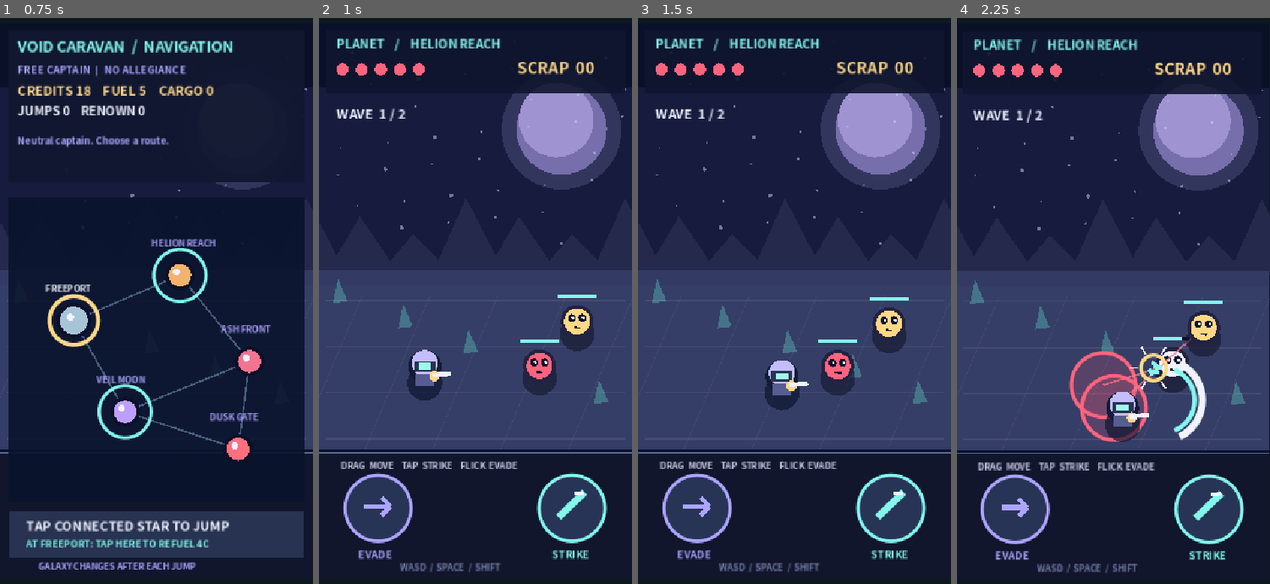
Above: before the commit, frames 1-4 (left to right).
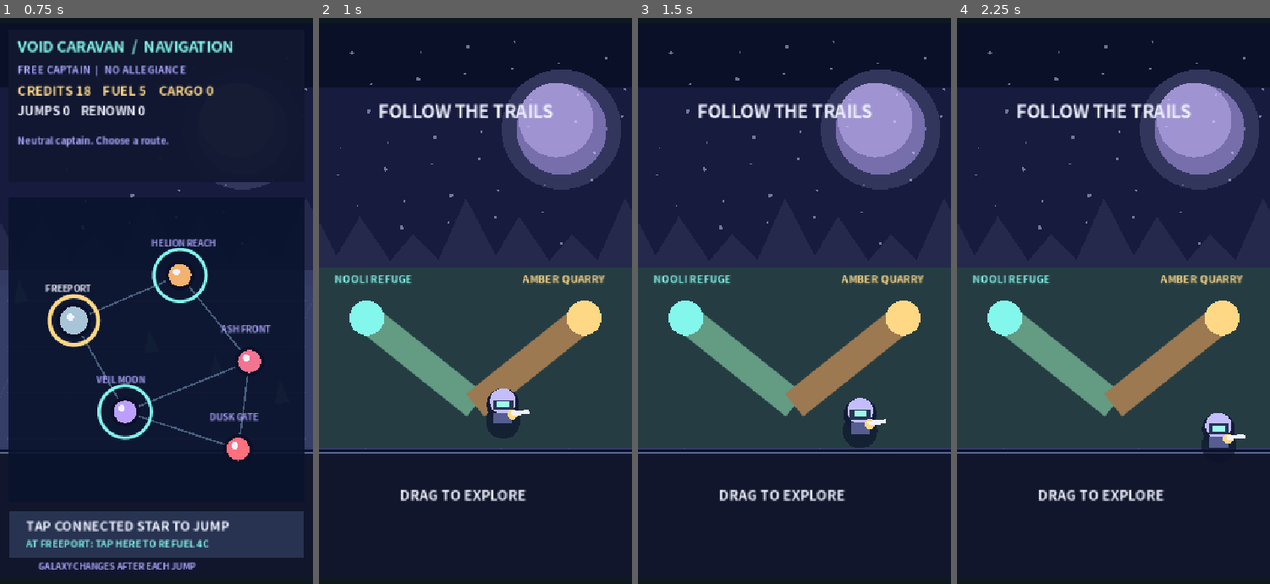
Above: after the commit, the same moments.

Repository: syjkim0125/harvest-deck
Game: Godot game, scene res://sf_combat.tscn
Same seed, same stepped clock (60 frames per second), same inputs: the game is played once before the commit and once after it.
Inputs (mouse positions are in pixels of both pictures, inside the frame that each line leads up to):
- Up to frame 1 (0.75 s): tap Enter at 0.5, 0.6 s; move the mouse to (225, 267) at 0.52 s; hold D from 0.53 s (still down); click (225, 267) at 0.67 s
- Up to frame 2 (1 s): keep holding D; tap Space at 0.77 s; tap E at 0.8 s
- Up to frame 3 (1.5 s): tap Space at 1.07 s; release D at 1.25 s; drag from (731, 334) to (778, 436) at 1.27 s
- Up to frame 4 (2.25 s): move the mouse to (1144, 153) at 2.02 s; hold D from 2.03 s (still down); tap Space at 2.1 s; click (1144, 153) at 2.17 s

Frame 1 is identical in both runs. In frame 2, 40% of the frame differs, in the area x 0-100%, y 3-98%; in frame 3, 40%; in frame 4, 41%, in the area x 0-100%, y 3-99%.

Commit message:
feat: add physical exploration route selection before combat

Diff:
--- a/scripts/sf_belt_scroll.gd
+++ b/scripts/sf_belt_scroll.gd
@@ -15,7 +15,7 @@
 const STRIKE_POS := Vector2(291, 559)
 const DODGE_POS := Vector2(68, 559)
 
-enum Mode { INTRO, COMBAT, CLEAR, DEFEAT, CAPTAIN, STARSHIP, GALAXY }
+enum Mode { INTRO, COMBAT, CLEAR, DEFEAT, CAPTAIN, STARSHIP, GALAXY, EXPLORE }
 var mode := Mode.INTRO
 var hero := Vector2(90, 396)
 var facing := 1
@@ -51,6 +51,8 @@
 var ship_choice := 0
 var active_sector := 0
 var mission_notice := ""
+var expedition_route := ""
+var last_expedition_route := ""
 
 func _ready() -> void:
 	random.seed = 20261125
@@ -90,9 +92,13 @@
 	active_sector = index
 	mission_notice = String(result["event"])
 	start_run()
+	mode = Mode.EXPLORE
+	hero = Vector2(180, 440)
+	enemies.clear()
 	return true
 
 func finish_expedition(won: bool) -> void:
+	last_expedition_route = expedition_route
 	galaxy.finish_expedition(scraps, won)
 	mode = Mode.GALAXY
 	enemies.clear()
@@ -102,6 +108,7 @@
 
 func start_run() -> void:
 	mode = Mode.COMBAT
+	expedition_route = ""
 	hero = Vector2(90, 396)
 	facing = 1
 	health = 5 + (1 if campaign_started and captain_choice == 0 else 0) + (1 if campaign_started and ship_choice == 1 else 0)
@@ -172,7 +179,7 @@
 		p["pos"] = pos + velocity * dt
 		if float(p["life"]) <= 0.0:
 			particles.remove_at(i)
-	if mode == Mode.COMBAT:
+	if mode == Mode.COMBAT or mode == Mode.EXPLORE:
 		var motion := move_axis
 		if touch_id == -1:
 			motion = Vector2(
@@ -181,6 +188,9 @@
 			)
 		if motion.length_squared() > 0.001:
 			move_hero(motion.normalized() * 146.0 * dt)
+		if mode == Mode.EXPLORE:
+			queue_redraw()
+			return
 		advance_enemies(dt)
 		if next_wave >= 0.0:
 			next_wave -= dt
@@ -198,6 +208,16 @@
 	hero.y = clampf(hero.y, FIELD.position.y + 30.0, FIELD.end.y - 22.0)
 	if absf(offset.x) > 0.05:
 		facing = 1 if offset.x > 0.0 else -1
+
+	if mode == Mode.EXPLORE:
+		if hero.distance_to(Vector2(55, 340)) < 25.0:
+			expedition_route = "Nooli refuge"
+			scraps = 2
+			mode = Mode.CLEAR
+		elif hero.distance_to(Vector2(305, 340)) < 25.0:
+			expedition_route = "Amber quarry"
+			mode = Mode.COMBAT
+			spawn_wave()
 
 func advance_enemies(dt: float) -> void:
 	for e in enemies:
@@ -375,6 +395,8 @@
 			else:
 				start_run()
 			return
+	if mode == Mode.EXPLORE and not FIELD.has_point(point):
+		return
 	if point.distance_to(STRIKE_POS) < 45.0:
 		strike()
 		return
@@ -417,6 +439,8 @@
 	draw_set_transform(layout_origin + jitter * layout_scale, 0.0, Vector2.ONE * layout_scale)
 	paint_world()
 	match mode:
+		Mode.EXPLORE:
+			paint_exploration()
 		Mode.INTRO:
 			paint_title()
 		Mode.CAPTAIN, Mode.STARSHIP:
@@ -541,7 +565,19 @@
 	draw_rect(Rect2(11, 562, 338, 55), Color("#273351"))
 	draw_text("TAP CONNECTED STAR TO JUMP", Vector2(30, 585), 15, WHITE)
 	draw_text("AT FREEPORT: TAP HERE TO REFUEL 4C", Vector2(30, 604), 11, ICE)
-	draw_text("GALAXY CHANGES AFTER EACH JUMP", Vector2(44, 630), 10, LILAC)
+	draw_text("LAST: " + last_expedition_route if not last_expedition_route.is_empty() else "GALAXY CHANGES AFTER EACH JUMP", Vector2(44, 630), 10, LILAC)
+
+func paint_exploration() -> void:
+	draw_rect(Rect2(0, 282, 360, 208), Color("#253d42"))
+	draw_line(Vector2(180, 440), Vector2(55, 340), Color("#639b83"), 32.0, true)
+	draw_line(Vector2(180, 440), Vector2(305, 340), Color("#9c7951"), 32.0, true)
+	draw_circle(Vector2(55, 340), 20, ICE)
+	draw_circle(Vector2(305, 340), 20, GOLD)
+	draw_text("NOOLI REFUGE", Vector2(18, 300), 12, ICE)
+	draw_text("AMBER QUARRY", Vector2(234, 300), 12, GOLD)
+	draw_text("FOLLOW THE TRAILS", Vector2(68, 110), 20, WHITE)
+	draw_text("DRAG TO EXPLORE", Vector2(93, 550), 16, WHITE)
+	paint_hero()
 
 func paint_game() -> void:
 	draw_rect(Rect2(8, 9, 344, 72), Color("#10162f", 0.9))
@@ -550,7 +586,7 @@
 	for i in range(5):
 		draw_circle(Vector2(27 + i * 22, 54), 7, CORAL if i < health else Color("#35334b"))
 	draw_text("SCRAP  %02d" % scraps, Vector2(228, 59), 18, GOLD)
-	draw_text("WAVE  %d / 2" % wave, Vector2(20, 111), 15, WHITE)
+	draw_text(expedition_route if not expedition_route.is_empty() else "WAVE  %d / 2" % wave, Vector2(20, 111), 15, WHITE)
 	if combo > 1 and mode == Mode.COMBAT:
 		draw_text("%d HIT COMBO" % combo, Vector2(219, 111), 16, ICE)
 	for e in enemies:
